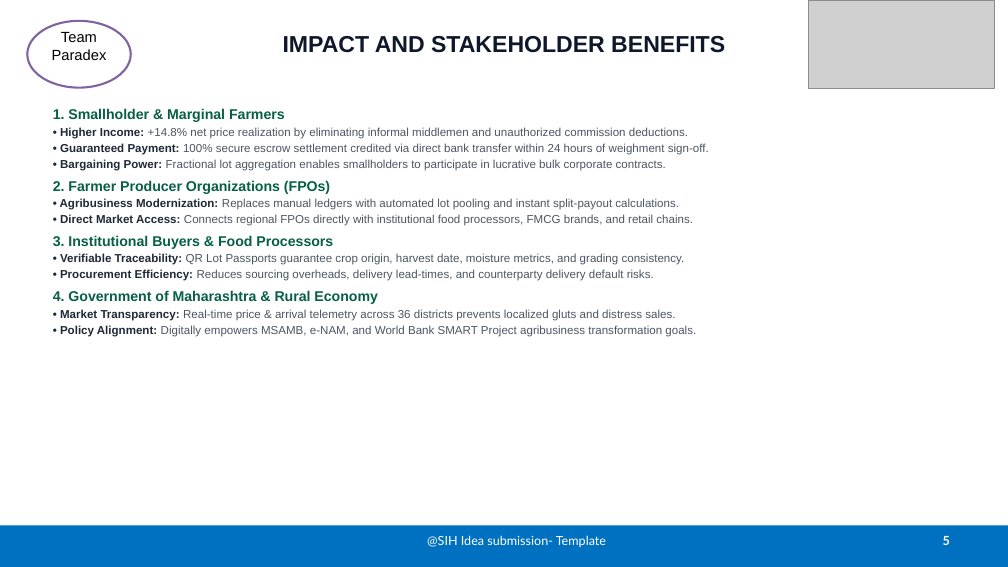
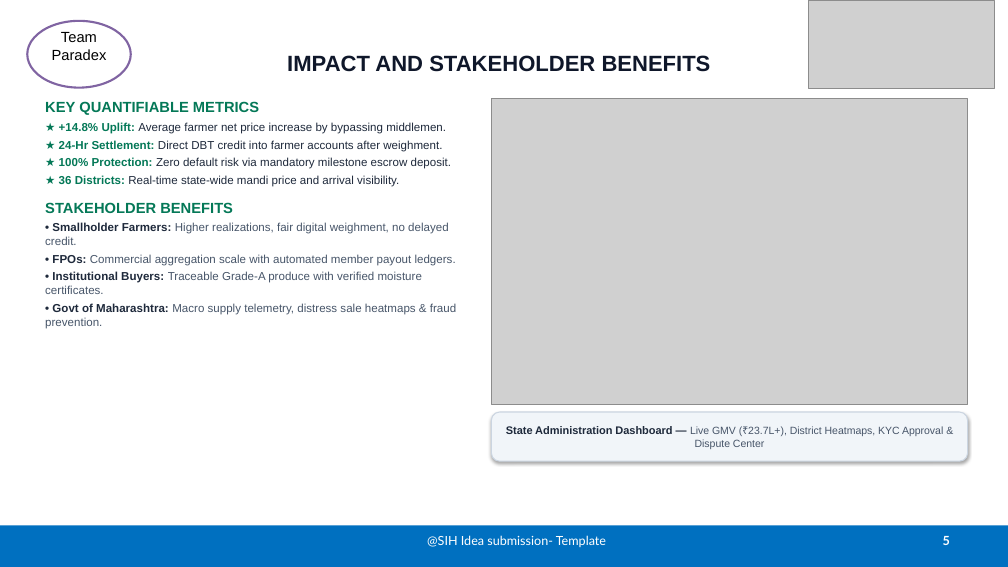
Before and after one commit to abdul-halik-ai/agriconnect-maharashtra, a slide deck: slide 5 of AgriConnect-Maharashtra-SIH2026-Presentation.pptx. Drawn at 1008x567 pixels with LibreOffice and Linux fonts; fonts in the diff are those of the drawing; grey boxes stand for pictures. Boxes give left, top, right and bottom in pixels: in the first picture for what was removed or moved away, otherwise in the second. Text is boxed around its words. In the diff, an @@ line names an element or a change of style, - is before the commit and + after.

Commit message:
feat: embed live project photos, architecture flowcharts, and crisp bullet cards in SIH pitch deck

```diff
--- a/AgriConnect-Maharashtra-SIH2026-Presentation.pptx
+++ b/AgriConnect-Maharashtra-SIH2026-Presentation.pptx
@@ title "IMPACT AND STAKEHOLDER BENEFITS": place and size @@
-title "IMPACT AND STAKEHOLDER BENEFITS" at (283,36,725,53)
+title "IMPACT AND STAKEHOLDER BENEFITS" at (45,55,370,213)
@@ title "IMPACT AND STAKEHOLDER BENEFITS" at (45,55,370,213): size 22 to 21 pt @@
@@ text at (45,101,456,329): text changed; text colour #4B5563 to #1E293B @@
-1. Smallholder & Marginal Farmers
-• Higher Income: +14.8% net price realization by eliminating informal middlemen and unauthorized commission deductions.
-• Guaranteed Payment: 100% secure escrow settlement credited via direct bank transfer within 24 hours of weighment sign-off.
-• Bargaining Power: Fractional lot aggregation enables smallholders to participate in lucrative bulk corporate contracts.
-2. Farmer Producer Organizations (FPOs)
-• Agribusiness Modernization: Replaces manual ledgers with automated lot pooling and instant split-payout calculations.
-• Direct Market Access: Connects regional FPOs directly with institutional food processors, FMCG brands, and retail chains.
-3. Institutional Buyers & Food Processors
-• Verifiable Traceability: QR Lot Passports guarantee crop origin, harvest date, moisture metrics, and grading consistency.
-• Procurement Efficiency: Reduces sourcing overheads, delivery lead-times, and counterparty delivery default risks.
-4. Government of Maharashtra & Rural Economy
-• Market Transparency: Real-time price & arrival telemetry across 36 districts prevents localized gluts and distress sales.
-• Policy Alignment: Digitally empowers MSAMB, e-NAM, and World Bank SMART Project agribusiness transformation goals.
+KEY QUANTIFIABLE METRICS
+★ +14.8% Uplift: Average farmer net price increase by bypassing middlemen.
+★ 24-Hr Settlement: Direct DBT credit into farmer accounts after weighment.
+★ 100% Protection: Zero default risk via mandatory milestone escrow deposit.
+★ 36 Districts: Real-time state-wide mandi price and arrival visibility.
+STAKEHOLDER BENEFITS
+• Smallholder Farmers: Higher realizations, fair digital weighment, no delayed credit.
+• FPOs: Commercial aggregation scale with automated member payout ledgers.
+• Institutional Buyers: Traceable Grade-A produce with verified moisture certificates.
+• Govt of Maharashtra: Macro supply telemetry, distress sale heatmaps & fraud prevention.
@@ picture added at (492,98,968,405) @@
@@ rounded rectangle added at (492,412,968,461), fill #F1F5F9, outline #CBD5E1 1 pt, 10 pt, text #475569 @@
+State Administration Dashboard — Live GMV (₹23.7L+), District Heatmaps, KYC Approval & Dispute Center
```
Also in this commit, not shown: 5 other slides changed, 17 other files.
